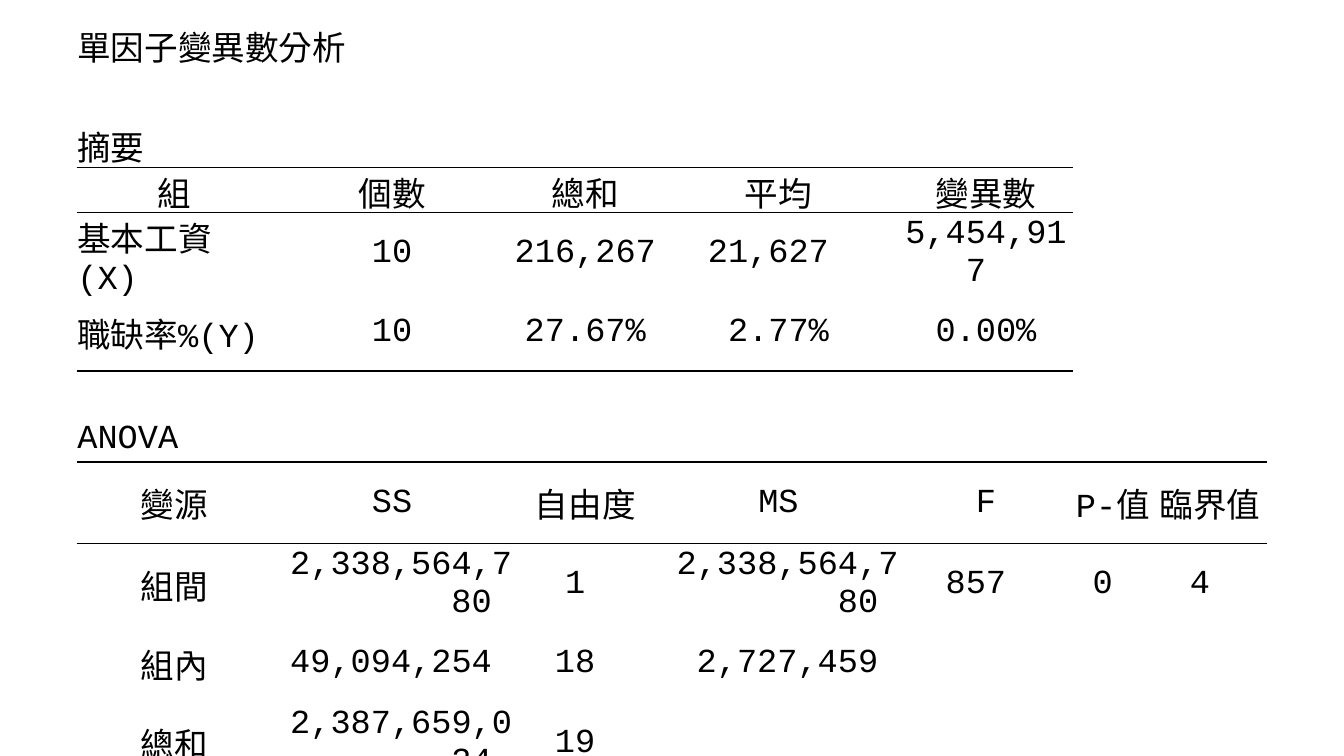
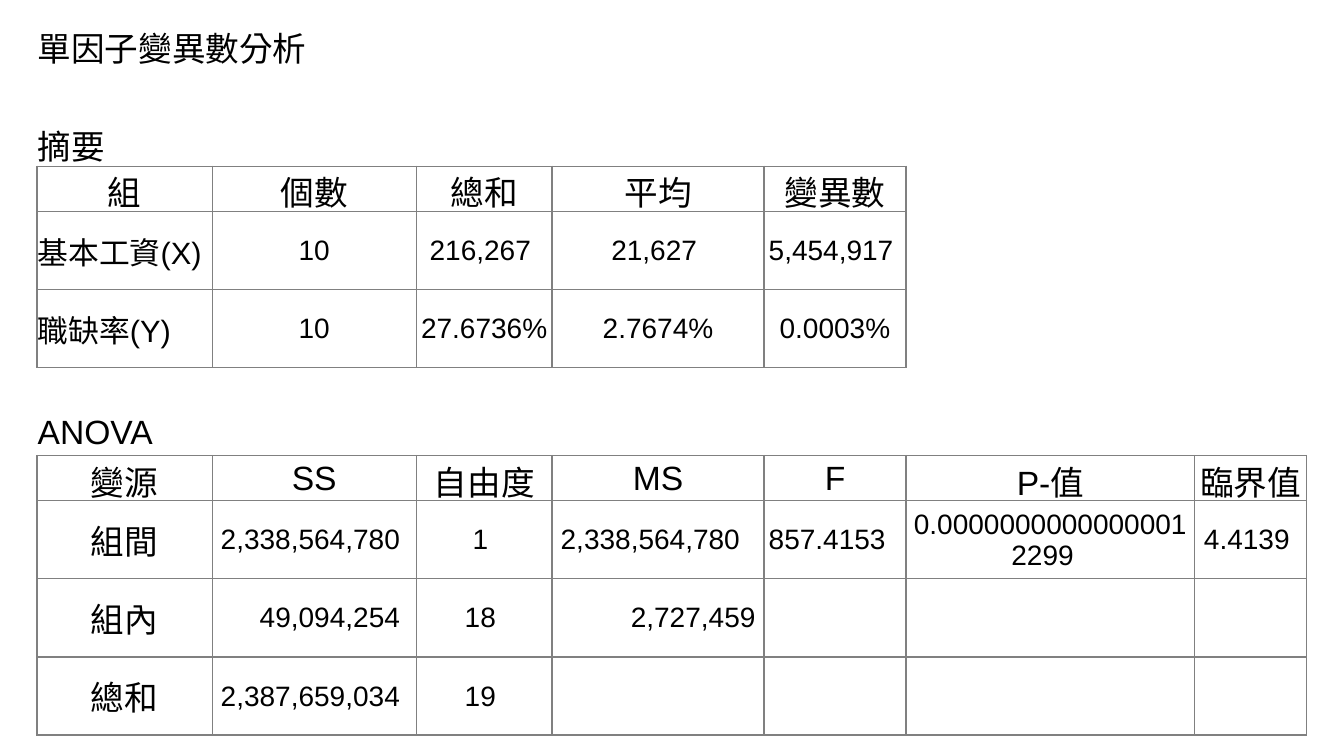
Before and after one commit to HWTeng-Teaching/202309-Statistics, a slide deck: slide 10 of 14 鄭暄瀠/統計學期末報告_512717021_鄭暄瀠/鄭暄瀠_職缺率與基本工資關聯性探討.pptx. Drawn at 1344x756 pixels with LibreOffice and Linux fonts; fonts in the diff are those of the drawing; background and template pictures are left out. Boxes give left, top, right and bottom in pixels: in the first picture for what was removed or moved away, otherwise in the second. Text is boxed around its words. In the diff, an @@ line names an element or a change of style, - is before the commit and + after.

```diff
--- a/14 鄭暄瀠/統計學期末報告_512717021_鄭暄瀠/鄭暄瀠_職缺率與基本工資關聯性探討.pptx
+++ b/14 鄭暄瀠/統計學期末報告_512717021_鄭暄瀠/鄭暄瀠_職缺率與基本工資關聯性探討.pptx
@@ table at [37,21,1309,736] @@
-row 6: 職缺率%(Y) | 10 | 27.67% | 2.77% | 0.00% |  | 
+row 6: 職缺率(Y) | 10 | 27.6736% | 2.7674% | 0.0003% |  | 
-row 10: 組間 | 2,338,564,780 | 1 | 2,338,564,780 | 857 | 0 | 4
+row 10: 組間 | 2,338,564,780 | 1 | 2,338,564,780 | 857.4153 | 0.00000000000000012299 | 4.4139
@@ font Courier New to Arial in "單因子變異數分析", "摘要", "組", "個數" and 28 more places @@
@@ size 24 to 22 pt in "基本工資(X)" @@
@@ size 24 to 20 pt in "10", "216,267", "21,627", "5,454,917" and 9 more places @@
@@ borders changed @@
@@ table: place and size @@
-table at [77,21,1266,756]
+table at [37,21,1309,736]
```
Also in this commit, not shown: 2 other slides changed, 3 slides added, 2 slides removed, 1 other file.
